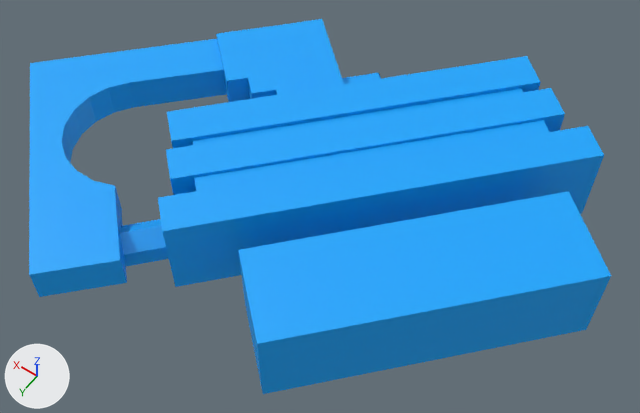
Two versions of the glTF model undefined.glb, one commit apart.
The view is the same before and after, from a camera (50 mm lens) standing at (-34.7, 48.5, 85.5) and looking at (0.9, -1.4, 7.2). Lighting does not change. The marker at lower left points along +X, +Y and +Z. Where no turn or scale is listed for an object, it has been applied to the vertices. Vertices at the same position are counted once.
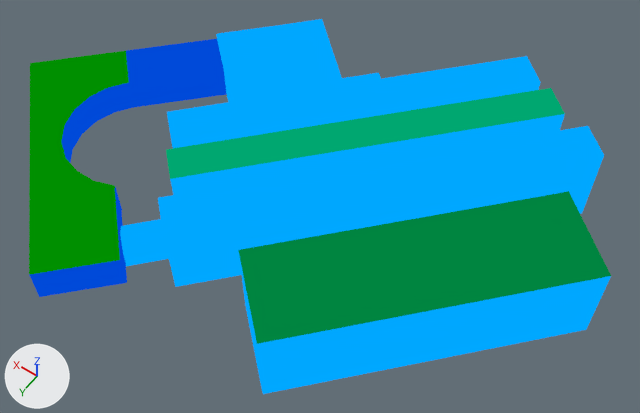
Pixel boxes [x1, y1, x2, y2] of what changed, in the pictures (640 x 413 px):
'Cube (2)', recoloured
    both: [158, 19, 604, 287]
'Cube (1)', recoloured
    both: [238, 191, 611, 394]
'Arch', recoloured
    both: [29, 39, 226, 297]
'Cube', recoloured
    both: [120, 219, 169, 266]

Diff of the bpy script that builds the scene:
```diff
--- a/undefined.glb.py
+++ b/undefined.glb.py
@@ mat_basic @@
 mat_basic = bpy.data.materials.new('Basic')
-# nodes: BsdfPrincipled, OutputMaterial
+# nodes: BsdfTransparent, Emission, LightPath, Mix, MixShader, OutputMaterial, VertexColor
 # colours: blue #00a7ff
@@ mat_basic_001 @@
+mat_basic_001 = bpy.data.materials.new('Basic.001')
+# nodes: BsdfTransparent, Emission, LightPath, MixShader, OutputMaterial
+# colours: blue #00a7ff
@@ me_a8b0f13d534a4cc9a01471d32d9d418b @@
 me_a8b0f13d534a4cc9a01471d32d9d418b.from_pydata(...)  # 88 vertices, 172 faces; spans x -18.9..30.3, y -23.6..20.6, z 0.0..10.1
 # used by ob_cube__2; location = (-4.1, -5.48, 4.97)
+# me_a8b0f13d534a4cc9a01471d32d9d418b part 1: vertex colours changed
 me_a8b0f13d534a4cc9a01471d32d9d418b.materials.append(mat_basic)
@@ me_eea91d5199984e87b00c52f40704c25e @@
 me_eea91d5199984e87b00c52f40704c25e.from_pydata(...)  # 16 vertices, 28 faces; spans x -15.2..15.5, y -16.9..15.5, z 0.0..10.1
 # used by ob_cube__1; location = (-14.77, 4.17, 4.97)
+# me_eea91d5199984e87b00c52f40704c25e part 2: vertex colours changed
 me_eea91d5199984e87b00c52f40704c25e.materials.append(mat_basic)
@@ me_pb_mesh15484 @@
 me_pb_mesh15484.from_pydata(...)  # 10 vertices, 16 faces; spans x -6.96..2.56, y -7.65..2.34, z 0.0..3.55
-me_pb_mesh15484.materials.append(mat_basic)  # blue #00a7ff
+me_pb_mesh15484.materials.append(mat_basic_001)
@@ me_pb_mesh15530 @@
 me_pb_mesh15530.from_pydata(...)  # 44 vertices, 83 faces; spans x -16.6..13.0, y -25.7..15.4, z -5.0..-0.6
 # used by ob_arch; location = (28.99, 9.89, 10.58)
+# me_pb_mesh15530 part 3: vertex colours changed
 me_pb_mesh15530.materials.append(mat_basic)
```
